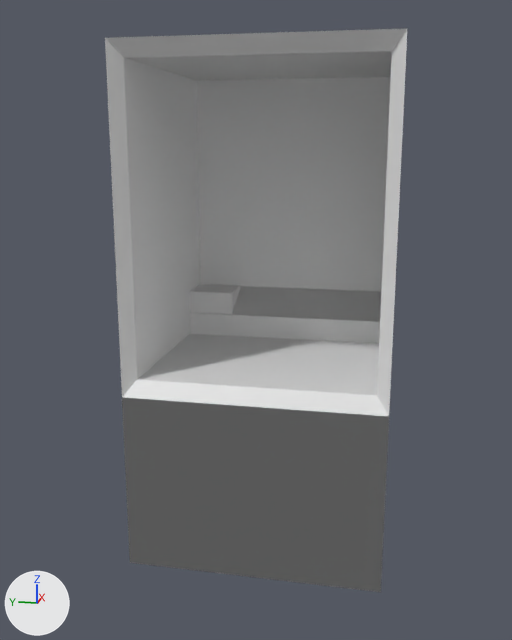
An edit to the Blender file claw machine.blend, drawn before and after from the same camera.
Rendered twice from a camera (50 mm lens) standing at (-2.91, -0.5, 1.14) and looking at (-0.21, 0.04, 0.46). Lighting does not change. The marker at lower left points along +X, +Y and +Z.

Before the edit, the objects in view are built like this:
```python
me_cube_002 = bpy.data.meshes.new('Cube.002')
me_cube_002.from_pydata(...)  # 15 vertices, 6 faces, 1 loose edge; spans x -0.1..0.1, y -0.806..0.1, z -0.1..0.1
me_cube_003 = bpy.data.meshes.new('Cube.003')
me_cube_003.from_pydata([(0.1, 0.1, 0.103), (-0.1, -0.107, 0.003), (0.1, -0.107, 0.103), (-0.1, 0.1, 0.003), (-0.1, 0.346, 0.003), (-0.1, -0.107, 0.003), (-0.1, 0.1, 0.003), (-0.1, -0.107, 0.103), (-0.1, 0.1, 0.103)], [(1, 5), (3, 6)], [(2, 0, 3, 4, 1), (0, 2, 7, 8), (7, 8, 6, 5), (2, 7, 5)])
me_cube_005 = bpy.data.meshes.new('Cube.005')
me_cube_005.from_pydata(...)  # 33 vertices, 27 faces, 2 loose edges; spans x -0.5..0.5, y -0.5..0.5, z -0.5..1.49
# before: 12 (-0.5, -0.5, -0.5) at pixel (380, 592), 14 (-0.5, 0.5, -0.5) at pixel (129, 562), 16 (0.5, -0.5, -0.5) at pixel (386, 475), 17 (0.5, 0.5, -0.5), 19 (-0.5, -0.5, 0.21) at pixel (389, 416)
# before: 20 (-0.5, 0.5, 0.21) at pixel (122, 397), 21 (0.5, 0.5, 0.21), 22 (0.5, -0.5, 0.21) at pixel (392, 342)
ob_cube = bpy.data.objects.new('Cube', me_cube_002)
ob_cube.location = (0.351, 0.352, 0.365)
ob_cube_001 = bpy.data.objects.new('Cube.001', me_cube_003)
ob_cube_001.location = (0.351, 0.352, 0.365)
ob_machine = bpy.data.objects.new('machine', me_cube_005)
ob_machine.location = (0.0, 0.0, 0.0)
```
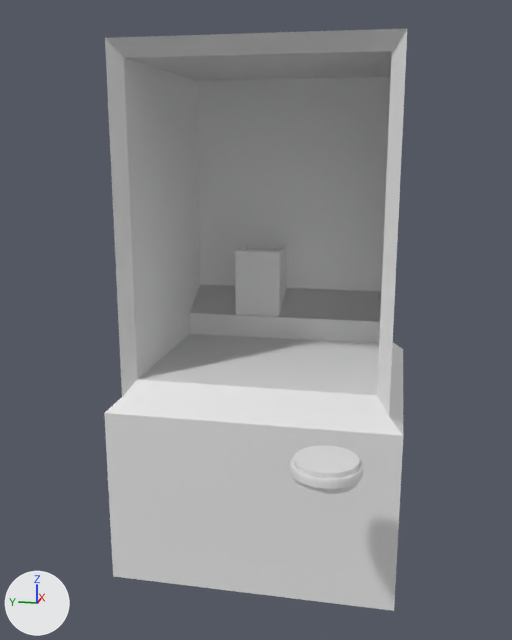
Commit message: premiere machine

What differs and where, as boxes (x1, y1, x2, y2) in the pictures (512 x 640 px):
'machine', reshaped: before (105, 29, 407, 592); after (104, 29, 407, 611)
'exit button', added: after (290, 445, 363, 494)
part 1 of me_cube_003, built on: before (189, 285, 241, 314); after (235, 245, 287, 316)
part 2 of me_cube_005, built on: before (122, 367, 392, 592); after (104, 343, 403, 611)

The change in detail:
me_cube_005 has 33 vertices, 27 faces, 2 loose edges and spans x -0.5..0.5, y -0.5..0.5, z -0.5..1.49.
me_cube_005 is used by ob_machine; location (0.0, 0.0, 0.0).
Verts and faces of me_cube_005; kept vertices keep their numbers, new ones are numbered from 33.
Part 2, on me_cube_005:
Vertices deleted: 12, 14, 16, 17 (with the faces that use them).
New vertex 33 is at (-0.55, -0.55, -0.54), pixel (394, 610).
New vertex 34 is at (-0.55, 0.55, -0.54), pixel (113, 576).
New vertex 35 is at (-0.55, -0.55, 0.16), pixel (403, 435).
New vertex 36 is at (-0.55, 0.55, 0.16), pixel (104, 412).
New vertices 37 to 40 stand at vertices 33 to 36, in that order, plus (1.1, 0.0, 0.0).
New faces: (19, 35, 39, 22), (20, 21, 40, 36), (21, 22, 39, 40), (19, 20, 36, 35), (33, 34, 38, 37), (33, 37, 39, 35).
New faces: (37, 38, 40, 39), (34, 36, 40, 38), (33, 35, 36, 34).
me_cube_003 is used by ob_cube_001; location (0.351, 0.352, 0.365).
me_cube_003 had 9 vertices, 4 faces, 2 loose edges and spanned x -0.1..0.1, y -0.107..0.346, z 0.003..0.103.
me_cube_003 now has 24 vertices, 24 faces and spans x -0.1..0.1, y -0.331..-0.124, z 0.003..0.303.
me_cube_003 part 1: the whole mesh is rebuilt.
Mesh me_cylinder_001 is new.
It has 224 vertices, 194 faces and spans x -0.168..0.168, y -0.168..0.168, z -0.05..0.05.
Object 'exit button' (ob_exit_button) is new; it shows me_cylinder_001.
Its location is (-0.861, -0.316, 0.157).
Its scale is (0.68, 0.68, 0.68).
